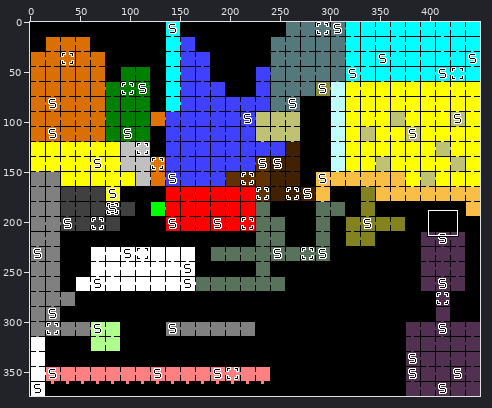
File history of a sprite sheet, images/maps/OverworldMap.png. Above, an overview of the earlier version with the close-up marked.
Close-up. As it was:
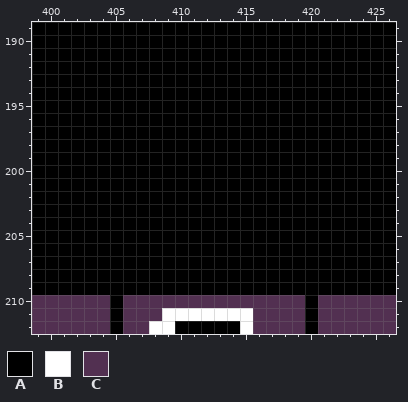
The file is 450x374 pixels. Shown: x 399..426, y 189..212.
Palette (. is transparent): A #000000  B #ffffff  C #523051
Pixels before, first column x 399:
189 AAAAAAAAAAAAAAAAAAAAAAAAAAAA
190 AAAAAAAAAAAAAAAAAAAAAAAAAAAA
191 AAAAAAAAAAAAAAAAAAAAAAAAAAAA
192 AAAAAAAAAAAAAAAAAAAAAAAAAAAA
193 AAAAAAAAAAAAAAAAAAAAAAAAAAAA
194 AAAAAAAAAAAAAAAAAAAAAAAAAAAA
195 AAAAAAAAAAAAAAAAAAAAAAAAAAAA
196 AAAAAAAAAAAAAAAAAAAAAAAAAAAA
197 AAAAAAAAAAAAAAAAAAAAAAAAAAAA
198 AAAAAAAAAAAAAAAAAAAAAAAAAAAA
199 AAAAAAAAAAAAAAAAAAAAAAAAAAAA
200 AAAAAAAAAAAAAAAAAAAAAAAAAAAA
201 AAAAAAAAAAAAAAAAAAAAAAAAAAAA
202 AAAAAAAAAAAAAAAAAAAAAAAAAAAA
203 AAAAAAAAAAAAAAAAAAAAAAAAAAAA
204 AAAAAAAAAAAAAAAAAAAAAAAAAAAA
205 AAAAAAAAAAAAAAAAAAAAAAAAAAAA
206 AAAAAAAAAAAAAAAAAAAAAAAAAAAA
207 AAAAAAAAAAAAAAAAAAAAAAAAAAAA
208 AAAAAAAAAAAAAAAAAAAAAAAAAAAA
209 AAAAAAAAAAAAAAAAAAAAAAAAAAAA
210 CCCCCCACCCCCCCCCCCCCCACCCCCC
211 CCCCCCACCCBBBBBBBCCCCACCCCCC
212 CCCCCCACCBBAAAAABCCCCACCCCCC
The result:
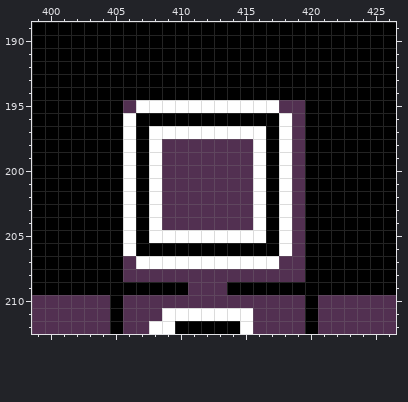
Difference:
Changed rows in their new state; - is an unchanged pixel.
first column x 406:
195 CBBBBBBBBBBBCC
196 B-----------BC
197 B-BBBBBBBBB-BC
198 B-BCCCCCCCB-BC
199 B-BCCCCCCCB-BC
200 B-BCCCCCCCB-BC
201 B-BCCCCCCCB-BC
202 B-BCCCCCCCB-BC
203 B-BCCCCCCCB-BC
204 B-BCCCCCCCB-BC
205 B-BBBBBBBBB-BC
206 B-----------BC
207 CBBBBBBBBBBBCC
208 CCCCCCCCCCCCCC
209 -----CCC------
